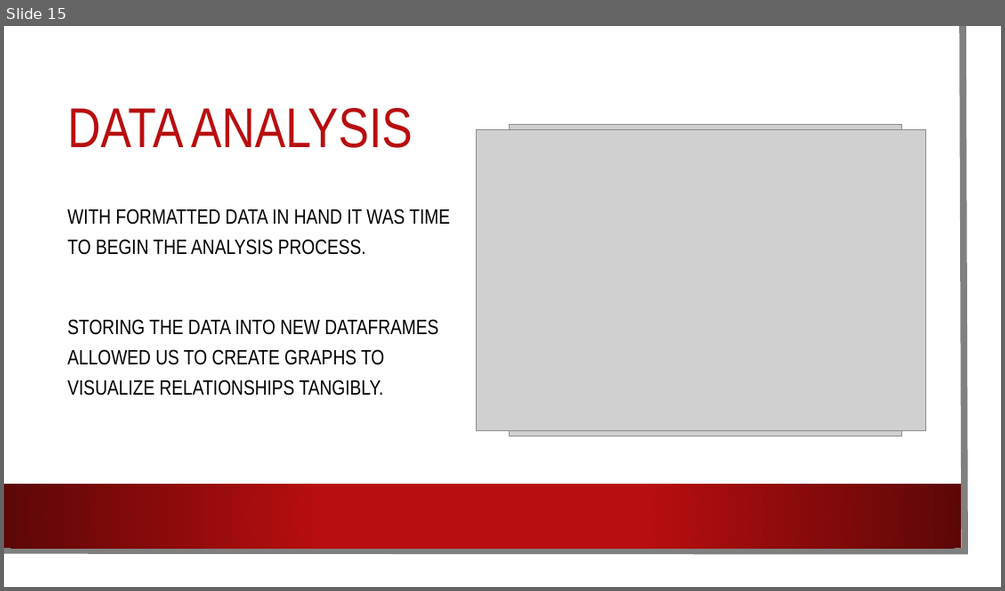
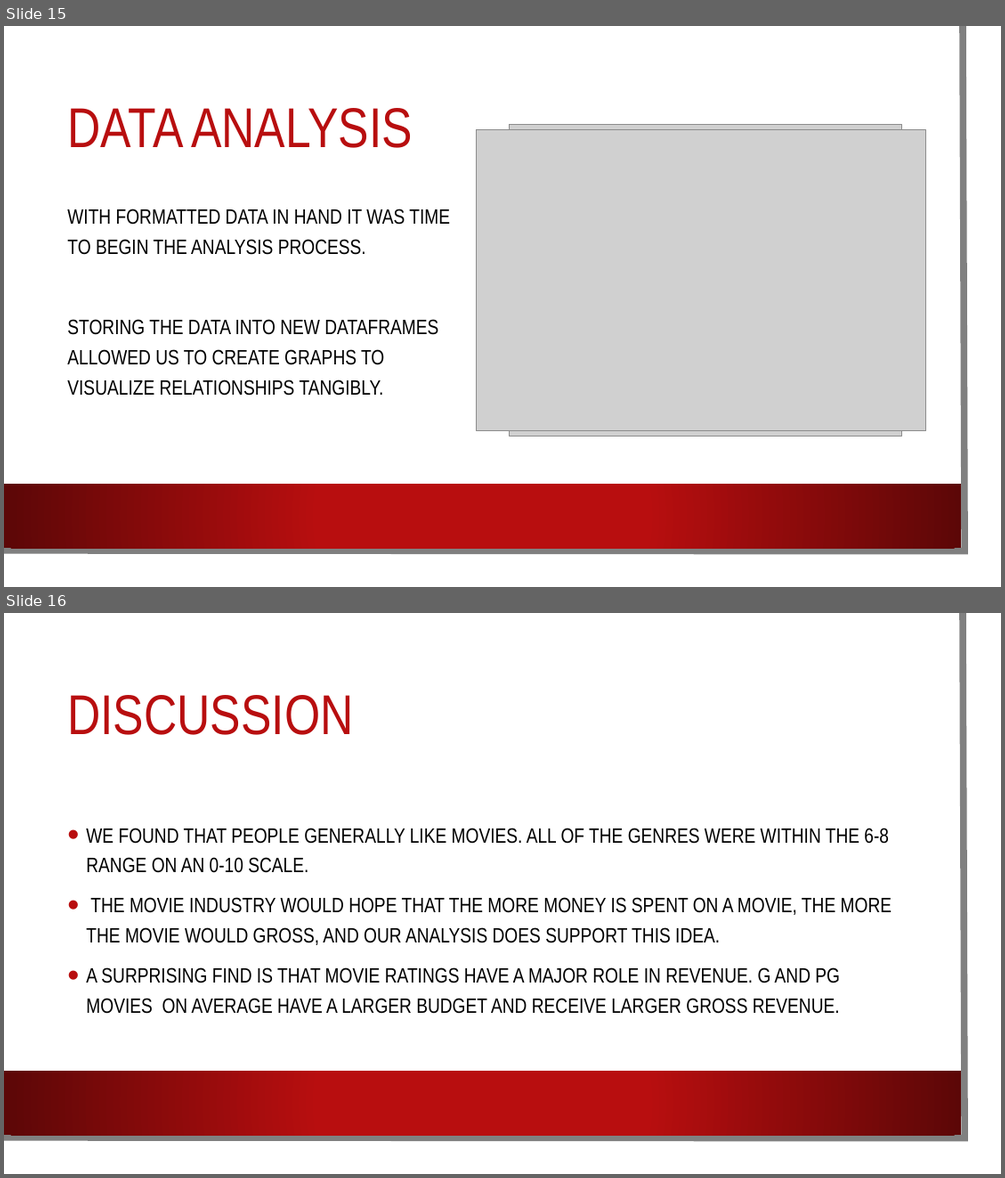
Before and after one commit to mlubin2/Movie_Project, a slide deck: Movie PP.pptx. Shown one above the other, each under a label of ours: slide 15 before the commit, slides 15 and 16 after it. The pictures are 1005x591 and 1005x1178 pixels, drawn with LibreOffice and Linux fonts; fonts in the diff are those of the drawing; grey boxes stand for pictures; background and template pictures are left out. Boxes give left, top, right and bottom in pixels: in the first picture for what was removed or moved away, otherwise in the second. Text is boxed around its words. In the diff, an @@ line names an element or a change of style, - is before the commit and + after.

```diff
--- a/Movie PP.pptx
+++ b/Movie PP.pptx
@@ slide 16 added at bbox=[4, 613, 1001, 1174], background picture (left out); not listed: 3 template elements that a slide beside it also shows @@
@@ title added at bbox=[67, 695, 353, 735], 54 pt, text #B80E0F @@
+DISCUSSION
@@ text added at bbox=[86, 827, 891, 1013], 20 pt, text #000000 @@
+• WE FOUND THAT PEOPLE GENERALLY LIKE MOVIES. ALL OF THE GENRES WERE WITHIN THE 6-8 RANGE ON AN 0-10 SCALE.
+• THE MOVIE INDUSTRY WOULD HOPE THAT THE MORE MONEY IS SPENT ON A MOVIE, THE MORE THE MOVIE WOULD GROSS, AND OUR ANALYSIS DOES SUPPORT THIS IDEA.
+• A SURPRISING FIND IS THAT MOVIE RATINGS HAVE A MAJOR ROLE IN REVENUE. G AND PG MOVIES ON AVERAGE HAVE A LARGER BUDGET AND RECEIVE LARGER GROSS REVENUE.
```
Also in this commit, not shown: 3 other slides added.
